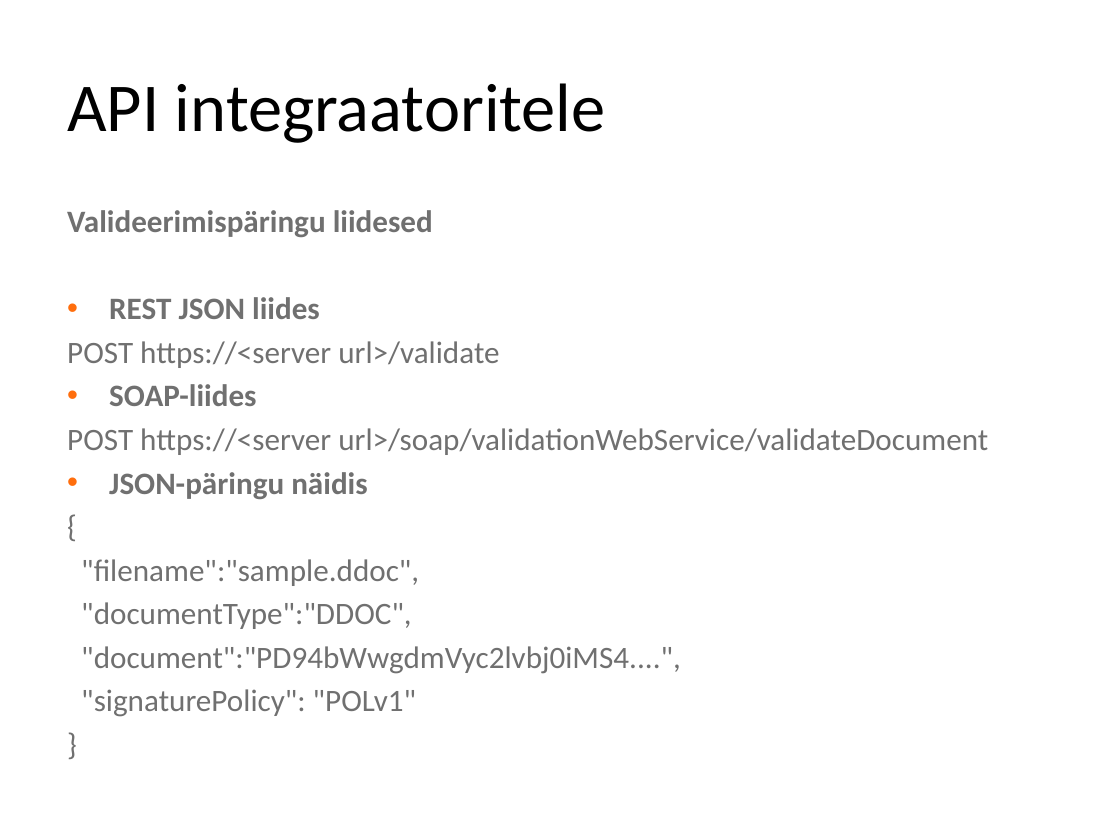
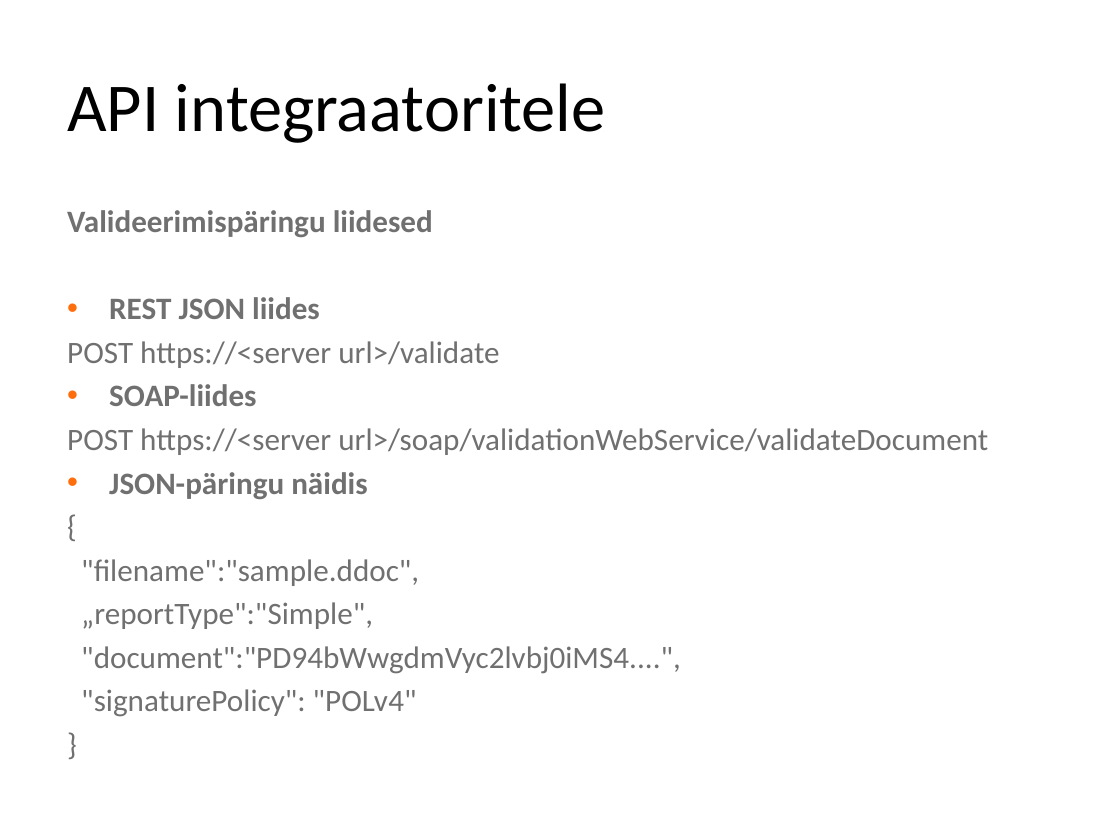
Before and after one commit to open-eid/SiVa, a slide deck: slide 6 of docs/presentation/SiVA_esitlus_EST.pptx. Drawn at 1120x840 pixels with LibreOffice and Linux fonts; fonts in the diff are those of the drawing. Boxes give left, top, right and bottom in pixels: in the first picture for what was removed or moved away, otherwise in the second. Text is boxed around its words. In the diff, an @@ line names an element or a change of style, - is before the commit and + after.

Commit message:
SIVARIA2-142 Presentation documentation update

```diff
--- a/docs/presentation/SiVA_esitlus_EST.pptx
+++ b/docs/presentation/SiVA_esitlus_EST.pptx
@@ text at [81,602,373,629]: text changed @@
-"documentType":"DDOC",
+„reportType":"Simple",
@@ text at [81,689,417,717]: text changed @@
-"signaturePolicy": "POLv1"
+"signaturePolicy": "POLv4"
```
Also in this commit, not shown: 6 other slides changed, 3 other files.
